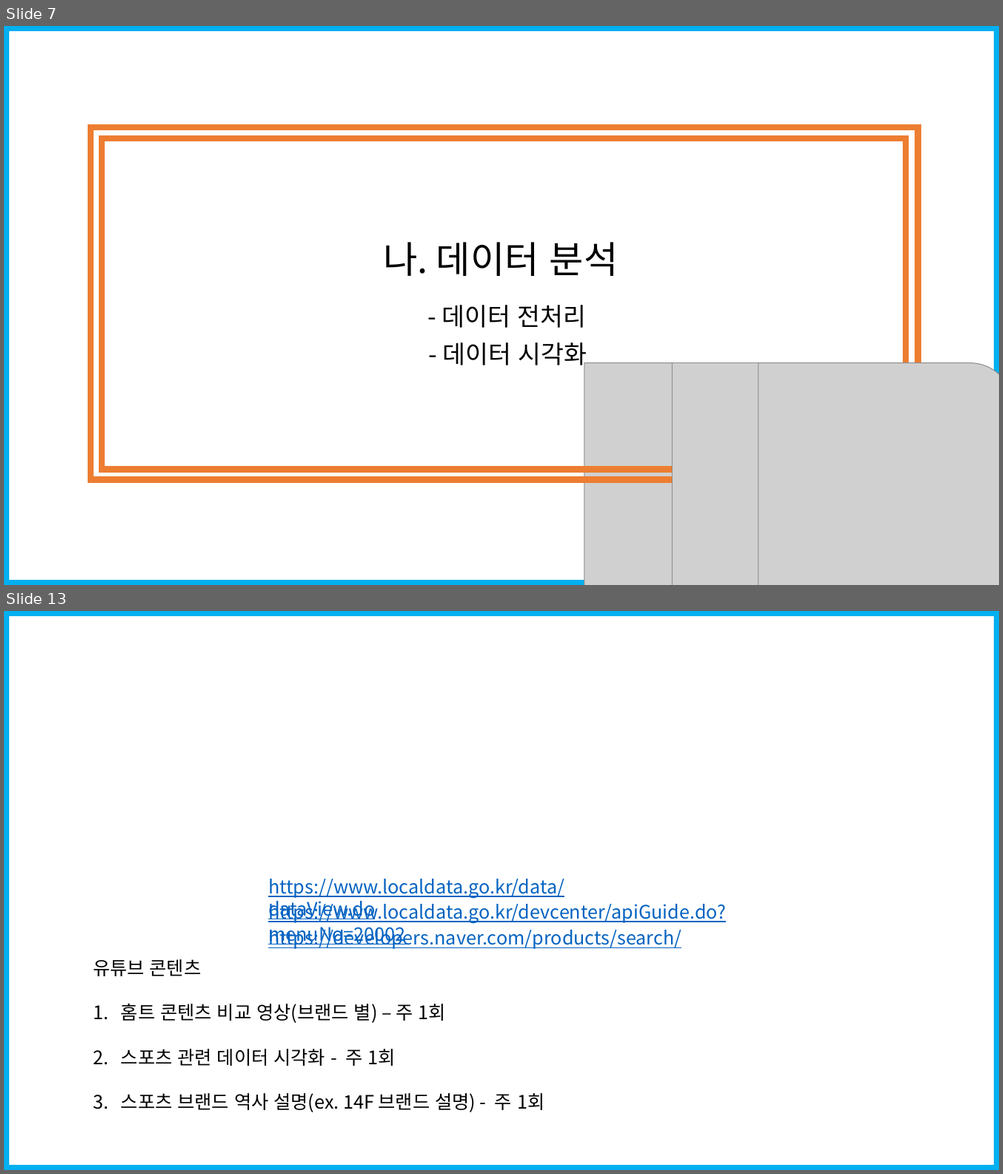
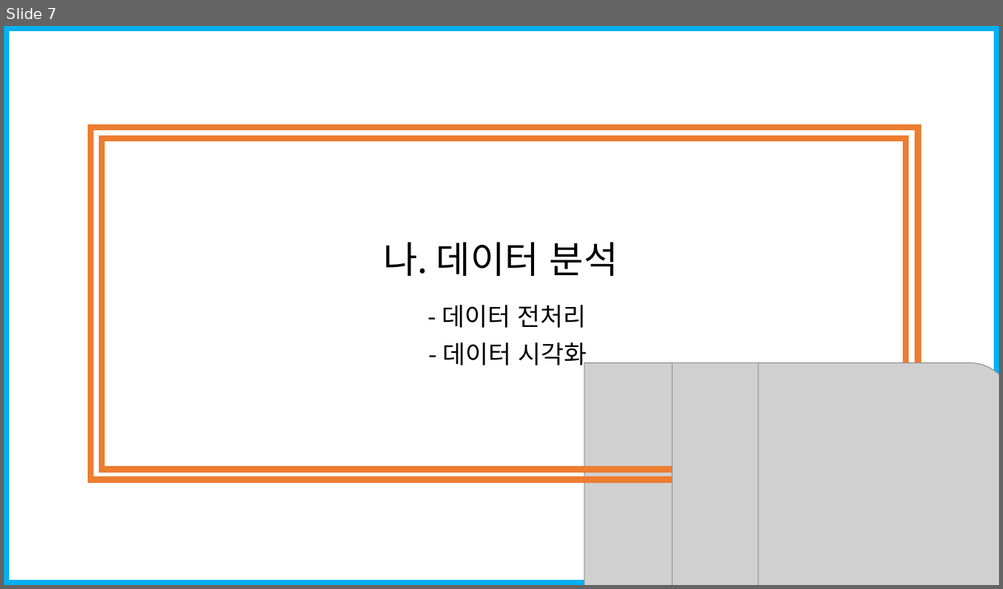
Before and after one commit to seungjae1162/SportsData, a slide deck: standard_in_2020-12-31/코로나19에따른 스포츠시설 폐업 수(20201228_20210103).pptx. Shown one above the other, each under a label of ours: slides 7 and 13 before the commit, slide 7 after it; the slides between them are not shown. The pictures are 1003x1174 and 1003x589 pixels, drawn with LibreOffice and Linux fonts; fonts in the diff are those of the drawing; grey boxes stand for pictures. Boxes give left, top, right and bottom in pixels: in the first picture for what was removed or moved away, otherwise in the second. Text is boxed around its words. In the diff, an @@ line names an element or a change of style, - is before the commit and + after.

```diff
--- a/standard_in_2020-12-31/코로나19에따른 스포츠시설 폐업 수(20201228_20210103).pptx
+++ b/standard_in_2020-12-31/코로나19에따른 스포츠시설 폐업 수(20201228_20210103).pptx
@@ slide 13 removed at (4, 611, 999, 1170), background #FFFFFF; not listed: 1 template element that a slide beside it also shows @@
@@ text removed at (268, 879, 564, 920) @@
-https://www.localdata.go.kr/data/dataView.do
@@ text removed at (268, 901, 726, 945) @@
-https://www.localdata.go.kr/devcenter/apiGuide.do?menuNo=20002
@@ text removed at (268, 927, 681, 949) @@
-https://developers.naver.com/products/search/
@@ text removed at (93, 960, 544, 1113) @@
-유튜브 콘텐츠
-1. 홈트 콘텐츠 비교 영상(브랜드 별) – 주 1회
-2. 스포츠 관련 데이터 시각화 - 주 1회
-3. 스포츠 브랜드 역사 설명(ex. 14F 브랜드 설명) - 주 1회
```
Also in this commit, not shown: 5 slides changed, 1 slide added, 2 other slides removed.
